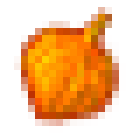
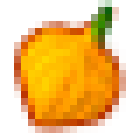
Two versions of the same layered image (140x140). Layer-by-layer changes:
added group "onion" (2nd of 2, in "onion") with 8 layers in group "onion" over left=14, top=0, right=126, bottom=140
added layer "Слой 4" (45%) in group "onion" over left=91, top=0, right=112, bottom=49
"Слой 3": opacity 100% → 63%, moved it into group "onion", painted on it over left=21, top=14, right=112, bottom=126
"Слой 2": opacity 25% → 22%, moved it into group "onion", painted on it over left=21, top=21, right=126, bottom=133
"Слой 1": opacity 45% → 25%, moved it into group "onion", painted on it over left=21, top=21, right=126, bottom=140
moved "Фигура 3" into group "onion", painted on it over left=14, top=0, right=126, bottom=133
